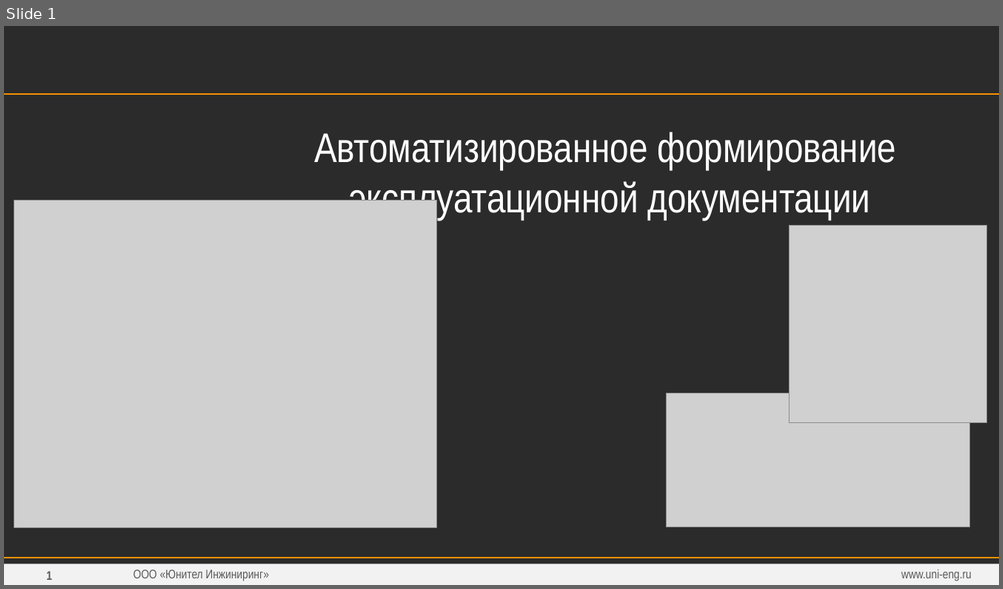
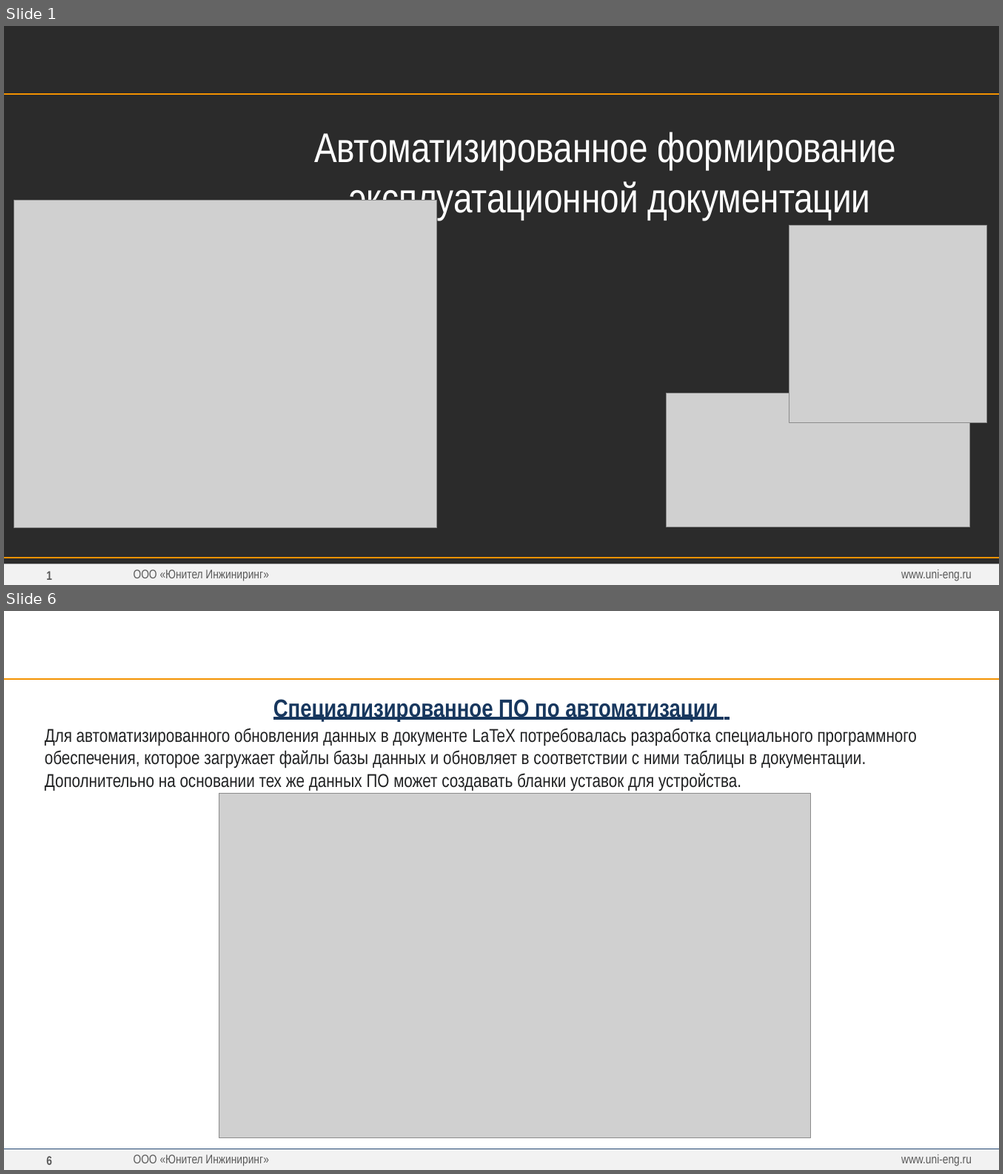
Before and after one commit to greglu1976/ProjectOmni, a slide deck: Презентация/Презентация.pptx. Shown one above the other, each under a label of ours: slide 1 before the commit, slides 1 and 6 after it; the slides between them are not shown. The pictures are 1003x589 and 1003x1174 pixels, drawn with LibreOffice and Linux fonts; fonts in the diff are those of the drawing; grey boxes stand for pictures; background and template pictures are left out; a plain dark background stands for a picture behind light text. Boxes give left, top, right and bottom in pixels: in the first picture for what was removed or moved away, otherwise in the second. Text is boxed around its words. In the diff, an @@ line names an element or a change of style, - is before the commit and + after.

```diff
--- a/Презентация/Презентация.pptx
+++ b/Презентация/Презентация.pptx
@@ slide 6 added at bbox=[4, 611, 999, 1170], background #FFFFFF; not listed: 4 template elements that a slide beside it also shows @@
@@ text added at bbox=[4, 627, 777, 662], 20 pt, text #FFFFFF, bold @@
+АРХИТЕКТУРА. ЧАСТЬ 4. СПЕЦИАЛИЗИРОВАННОЕ ПО ДЛЯ АВТОМАТИЗАЦИИ
@@ text added at bbox=[273, 699, 717, 721], 24 pt, text #17375E, bold, underline @@
+Специализированное ПО по автоматизации
@@ text added at bbox=[45, 728, 916, 792], 18 pt, text #202122 @@
+Для автоматизированного обновления данных в документе LaTeX потребовалась разработка специального программного обеспечения, которое загружает файлы базы данных и обновляет в соответствии с ними таблицы в документации. Дополнительно на основании тех же данных ПО может создавать бланки уставок для устройства.
@@ picture added at bbox=[219, 794, 811, 1139] @@
@@ line added from (4, 1149) to (999, 1149), #234672 1 pt @@
@@ text added at bbox=[901, 1155, 971, 1167], 12 pt, text #595959 @@
+www.uni-eng.ru
```
Also in this commit, not shown: 7 slides changed, 2 other slides added, 1 slide removed, 23 other files.
